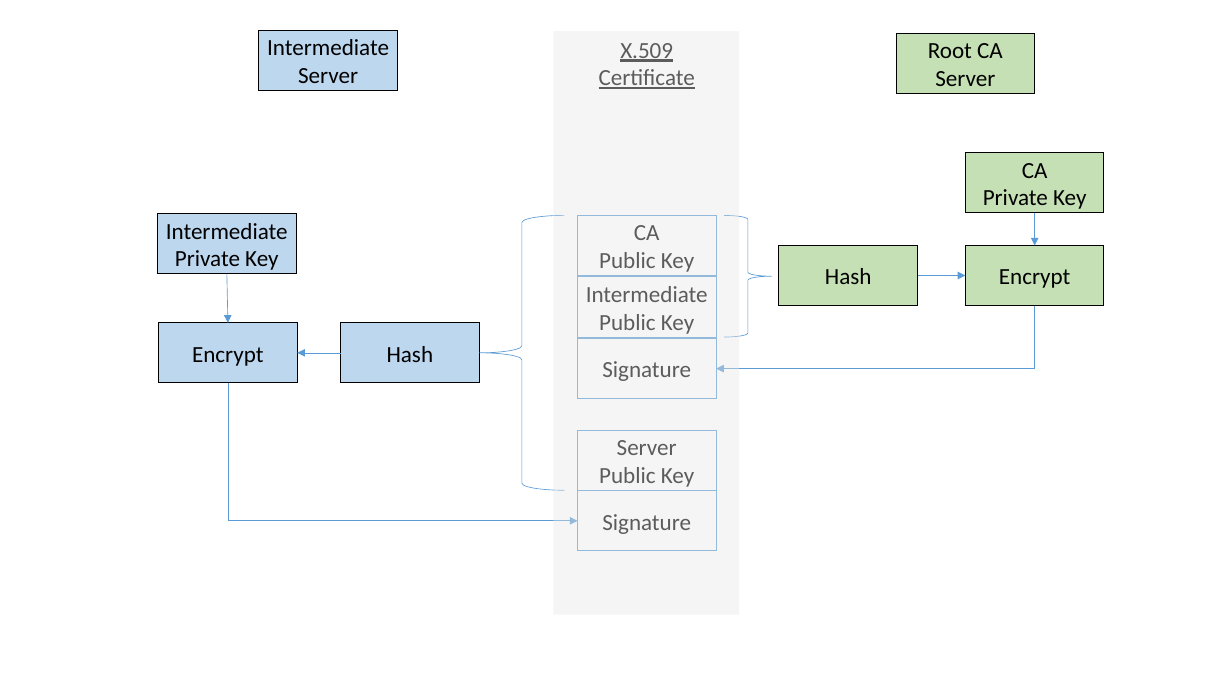
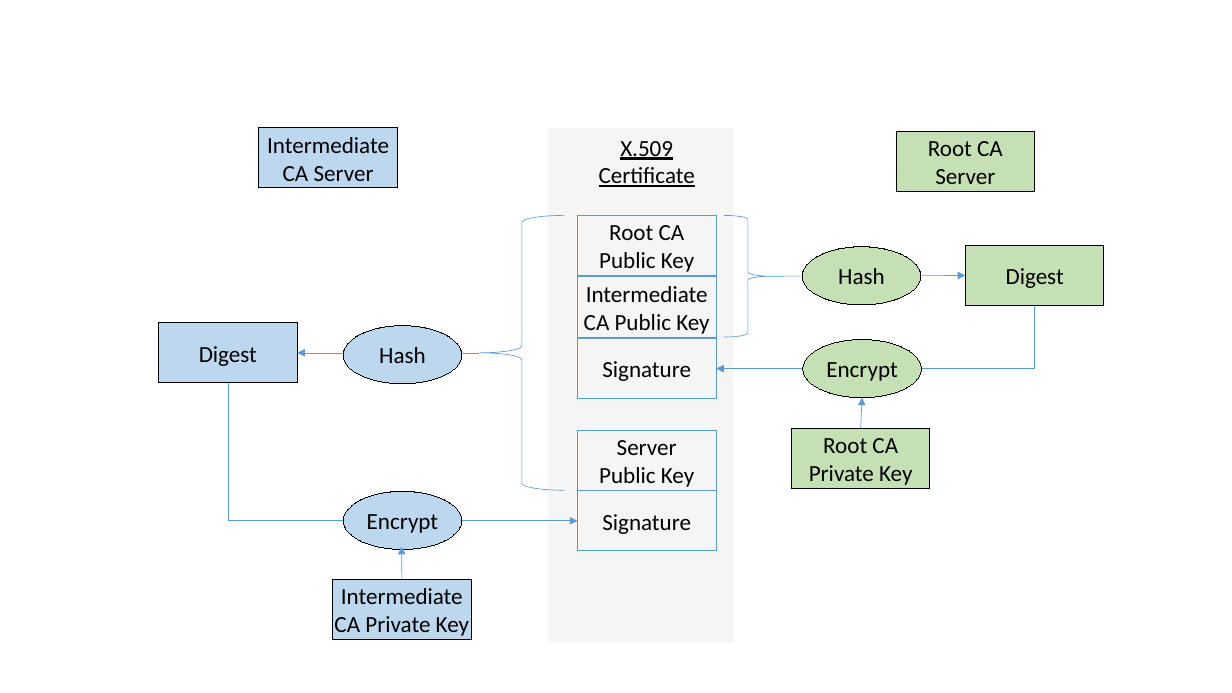
Before and after one commit to iotexpert/WW101, a slide deck: slide 3 of labmanual/misc/drawings.pptx. Drawn at 1232x693 pixels with LibreOffice and Linux fonts; fonts in the diff are those of the drawing. Boxes give left, top, right and bottom in pixels: in the first picture for what was removed or moved away, otherwise in the second. Text is boxed around its words. In the diff, an @@ line names an element or a change of style, - is before the commit and + after.

Commit message:
Fix wording on certificate section and drawing.

```diff
--- a/labmanual/misc/drawings.pptx
+++ b/labmanual/misc/drawings.pptx
@@ 2 rectangles, 1 text: place and size @@
-2 rectangles, 1 text at [259, 30, 1035, 93]
+2 rectangles, 1 text at [259, 128, 1035, 191]
@@ rectangle: place and size @@
-rectangle at [554, 31, 739, 615]
+rectangle at [548, 128, 734, 641]
@@ text in rectangle at [283, 166, 374, 181]: text changed @@
-Server
+CA Server
@@ text in rectangle at [609, 225, 685, 240]: text changed @@
-CA
+Root CA
@@ ellipse "Hash" at [802, 247, 921, 305]: rectangle to ellipse @@
@@ ellipse "Hash": place and size @@
-ellipse "Hash" at [779, 246, 918, 306]
+ellipse "Hash" at [802, 247, 921, 305]
@@ text in rectangle at [1006, 268, 1064, 288]: text changed @@
-Encrypt
+Digest
@@ arrow removed from (227, 274) to (228, 323) @@
@@ arrow moved from (918, 275) - (966, 275) to (772, 276) - (966, 275) @@
@@ ellipse "Hash": place and size @@
-ellipse "Hash" at [341, 323, 480, 383]
+ellipse "Hash" at [343, 325, 461, 384]
@@ ellipse "Hash" at [343, 325, 461, 384]: rectangle to ellipse @@
@@ text in rectangle at [584, 314, 709, 334]: text changed @@
-Public Key
+CA Public Key
@@ text in rectangle at [199, 346, 257, 366]: text changed @@
-Encrypt
+Digest
@@ arrow moved from (341, 353) - (298, 353) to (480, 353) - (298, 353) @@
@@ ellipse added at [803, 339, 921, 397], fill #C5E0B4, outline #000000 0.75 pt, 18 pt, text #000000 @@
+Encrypt
@@ arrow added from (861, 429) to (862, 397), #5B9BD5 0.5 pt @@
@@ rectangle "Root CA": place and size @@
-rectangle "Root CA" at [966, 152, 1104, 213]
+rectangle "Root CA" at [792, 429, 931, 489]
@@ text in rectangle at [823, 438, 898, 453]: text changed @@
-CA
+Root CA
@@ ellipse added at [343, 492, 461, 550], fill #BDD7EE, outline #000000 0.75 pt, 18 pt, text #000000 @@
+Encrypt
@@ arrow moved from (1035, 213) - (1035, 246) to (402, 579) - (402, 547) @@
@@ rectangle "Intermediate": place and size @@
-rectangle "Intermediate" at [158, 213, 297, 274]
+rectangle "Intermediate" at [333, 579, 471, 640]
@@ text in rectangle at [334, 616, 469, 636]: text changed @@
-Private Key
+CA Private Key
```
Also in this commit, not shown: 3 other files.
